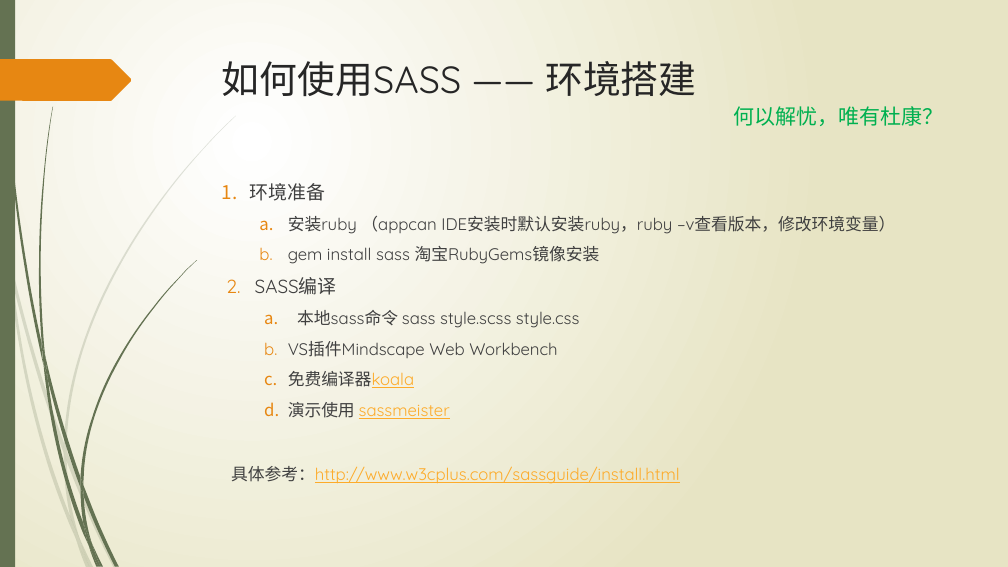
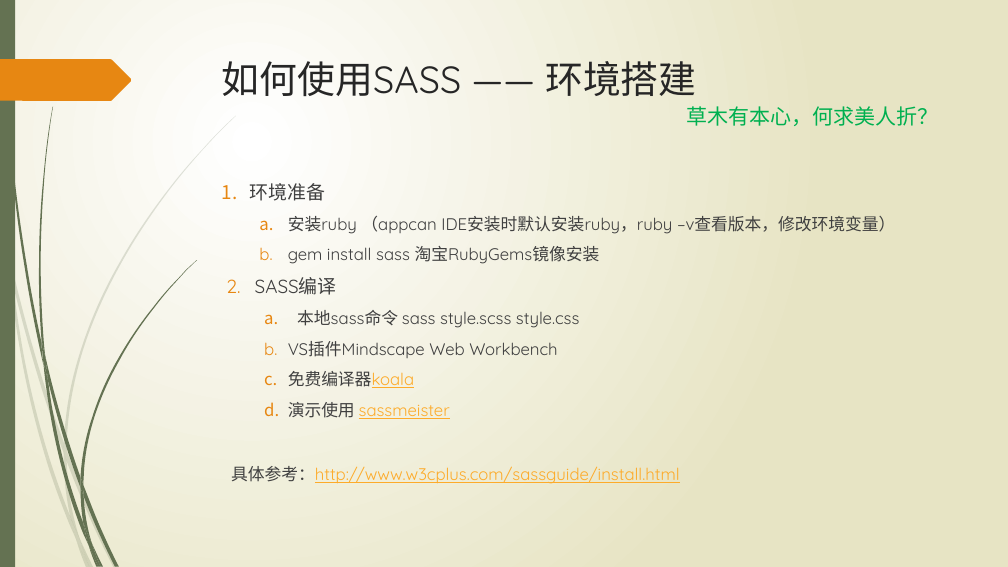
Before and after one commit to wangweihui/sassdemo, a slide deck: slide 6 of SASS愈行愈远.pptx. Drawn at 1008x567 pixels with LibreOffice and Linux fonts; fonts in the diff are those of the drawing. Boxes give left, top, right and bottom in pixels: in the first picture for what was removed or moved away, otherwise in the second. Text is boxed around its words. In the diff, an @@ line names an element or a change of style, - is before the commit and + after.

```diff
--- a/SASS愈行愈远.pptx
+++ b/SASS愈行愈远.pptx
@@ text at bbox=[687, 106, 939, 126]: text changed @@
-何以解忧，唯有杜康？
+草木有本心，何求美人折？
```
Also in this commit, not shown: 4 other slides changed.
